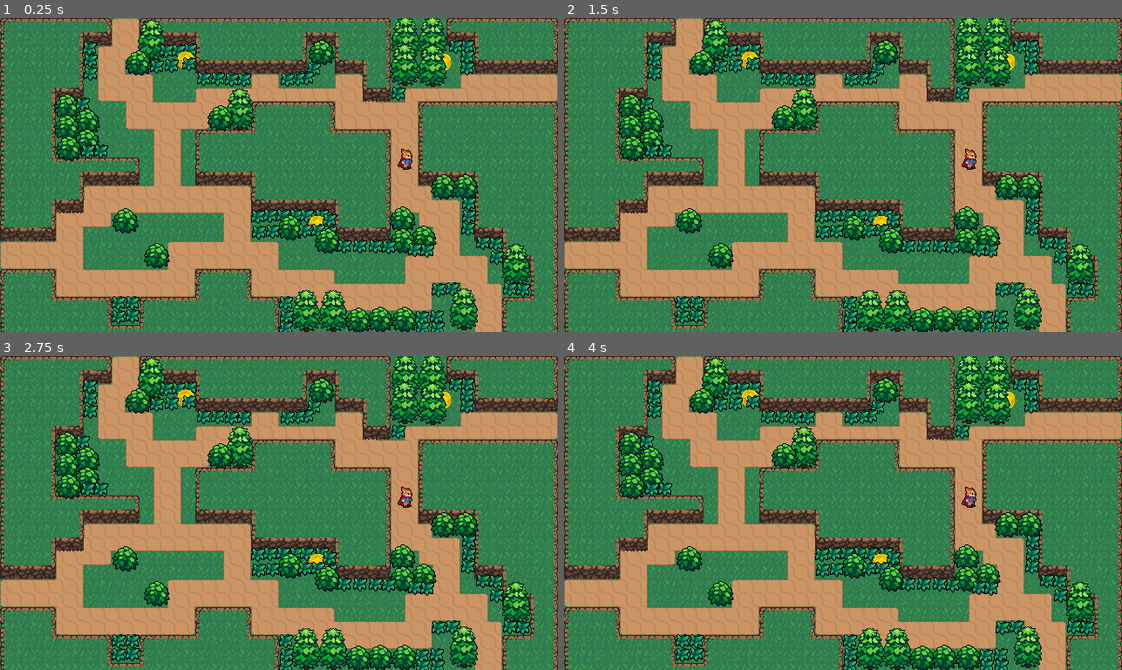
Above: before the commit, frames 1-4 (two rows, left to right).
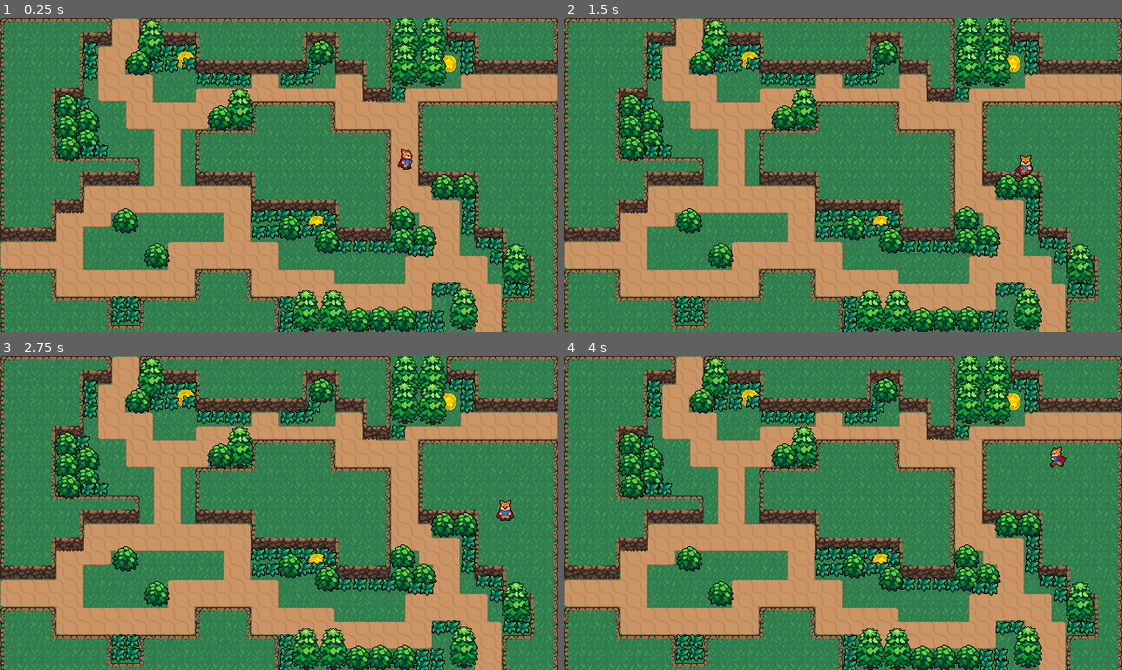
Above: after the commit, the same moments.

Repository: Creative-Girls/OutSide-the-Box
Game: Godot game, scene res://COINworld.tscn
Same seed, same stepped clock (60 frames per second), same inputs: the game is played once before the commit and once after it.
Inputs:
- Up to frame 1 (0.25 s): no input
- Up to frame 2 (1.5 s): tap Enter at 0.5 s; hold Right (ui_right) 0.53-1.28 s; hold Down (ui_down) from 1.28 s (still down)
- Up to frame 3 (2.75 s): tap Space at 2 s; release Down (ui_down) at 2.03 s; hold Right (ui_right) from 2.03 s (still down)
- Up to frame 4 (4 s): release Right (ui_right) at 2.78 s; hold Up (ui_up) 2.78-3.53 s; hold Left (ui_left) from 3.53 s (still down)

The runs differ from the first frame. In frame 1, less than 0.1% of the frame differs, in the area x 79-82%, y 11-18%; in frame 2, 0.4%; in frame 3, 0.4%, in the area x 71-93%, y 11-53%; in frame 4, 0.3%.
Error before the commit: Parse Error: Can't preload resource at path: res://Player/PlayerHurtSound.tscn (res://Player/Player.gd:3)

Commit message:
modify error

Diff:
--- a/Main/CoinWorld/Coins/Coins.gd
+++ b/Main/CoinWorld/Coins/Coins.gd
@@ -14,7 +14,7 @@
 var velocity = Vector2.ZERO
 var knockback = Vector2.ZERO
 
-var state = CHASE
+
 
 onready var sprite = $AnimatedSprite
 onready var stats = $Stats
@@ -25,25 +25,18 @@
 onready var animationPlayer = $AnimationPlayer
 
 func _ready():
-	state = pick_random_state([IDLE, WANDER])
+	pass
 
 func _physics_process(delta):
 	knockback = knockback.move_toward(Vector2.ZERO, FRICTION * delta)
 	knockback = move_and_slide(knockback)
 
 
-	if softCollision.is_colliding():
-		velocity += softCollision.get_push_vector() * delta * 400
+
 	velocity = move_and_slide(velocity)
 
 
-func seek_player():
-	if playerDetectionZone.can_see_player():
-		state = CHASE
 
-func update_wander():
-	state = pick_random_state([IDLE, WANDER])
-	wanderController.start_wander_timer(rand_range(1, 3))
 
 func pick_random_state(state_list):
 	state_list.shuffle()
@@ -57,9 +50,7 @@
 
 func _on_Stats_no_health():
 	queue_free()
-	var enemyDeathEffect = EnemyDeathEffect.instance()
-	get_parent().add_child(enemyDeathEffect)
-	enemyDeathEffect.global_position = global_position
+
 
 func _on_Hurtbox_invincibility_started():
 	animationPlayer.play("Start")
--- a/Main/CoinWorld/Coins/Coins.tscn
+++ b/Main/CoinWorld/Coins/Coins.tscn
@@ -1,8 +1,10 @@
-[gd_scene load_steps=5 format=2]
+[gd_scene load_steps=6 format=2]
 
 [ext_resource path="res://Coins/star coin rotate/star coin rotate 1.png" type="Texture" id=1]
 [ext_resource path="res://Overlap/Hurtbox.tscn" type="PackedScene" id=2]
 [ext_resource path="res://Coins/Coins.gd" type="Script" id=3]
+
+[sub_resource type="CircleShape2D" id=2]
 
 [sub_resource type="CircleShape2D" id=1]
 
@@ -14,12 +16,15 @@
 position = Vector2( -0.187288, 0.187288 )
 texture = ExtResource( 1 )
 
+[node name="CollisionShape2D" type="CollisionShape2D" parent="."]
+shape = SubResource( 2 )
+
 [node name="Hurtbox" parent="." instance=ExtResource( 2 )]
 collision_layer = 8
 script = null
 
 [node name="CollisionShape2D" parent="Hurtbox" index="0"]
-position = Vector2( 0.280931, 0.749153 )
+position = Vector2( 0.0936432, 0.0936432 )
 shape = SubResource( 1 )
 
 [connection signal="area_entered" from="Hurtbox" to="." method="_on_Hurtbox_area_entered"]
--- a/Main/CoinWorld/Overlap/Hurtbox.gd
+++ b/Main/CoinWorld/Overlap/Hurtbox.gd
@@ -0,0 +1,37 @@
+extends Area2D
+
+
+
+var invincible = false setget set_invincible
+
+onready var timer = $Timer
+onready var collisionShape = $CollisionShape2D
+
+signal invincibility_started
+signal invincibility_ended
+
+func set_invincible(value):
+	invincible = value
+	if invincible == true:
+		emit_signal("invincibility_started")
+	else:
+		emit_signal("invincibility_ended")
+
+func start_invincibility(duration):
+	self.invincible = true
+	timer.start(duration)
+
+func create_hit_effect():
+
+	var main = get_tree().current_scene
+
+
+
+func _on_Timer_timeout():
+	self.invincible = false
+
+func _on_Hurtbox_invincibility_started():
+	collisionShape.set_deferred("disabled", true)
+
+func _on_Hurtbox_invincibility_ended():
+	collisionShape.disabled = false
--- a/Main/CoinWorld/Overlap/Hurtbox.tscn
+++ b/Main/CoinWorld/Overlap/Hurtbox.tscn
@@ -1,15 +1,14 @@
 [gd_scene load_steps=2 format=2]
 
-[ext_resource path="res://Overlap/Hurtbox.gd" type="Script" id=1]
+[sub_resource type="GDScript" id=1]
 
 [node name="Hurtbox" type="Area2D"]
 collision_layer = 0
 collision_mask = 0
-script = ExtResource( 1 )
+script = SubResource( 1 )
 
 [node name="CollisionShape2D" type="CollisionShape2D" parent="."]
 
 [node name="Timer" type="Timer" parent="."]
-[connection signal="invincibility_ended" from="." to="." method="_on_Hurtbox_invincibility_ended"]
-[connection signal="invincibility_started" from="." to="." method="_on_Hurtbox_invincibility_started"]
+
 [connection signal="timeout" from="Timer" to="." method="_on_Timer_timeout"]
--- a/Main/CoinWorld/Player/Player.gd
+++ b/Main/CoinWorld/Player/Player.gd
@@ -1,6 +1,6 @@
 extends KinematicBody2D
 
-const PlayerHurtSound = preload("res://Player/PlayerHurtSound.tscn")
+
 
 export var ACCELERATION = 500
 export var MAX_SPEED = 80
@@ -13,7 +13,7 @@
 
 var state = MOVE
 var velocity = Vector2.ZERO
-var roll_vector = Vector2.DOWN
+
 var stats = PlayerStats
 
 onready var animationPlayer = $AnimationPlayer
@@ -27,7 +27,7 @@
 	randomize()
 	stats.connect("no_health", self, "queue_free")
 	animationTree.active = true
-	swordHitbox.knockback_vector = roll_vector
+
 
 func _physics_process(delta):
 	match state:
@@ -41,8 +41,8 @@
 	input_vector = input_vector.normalized()
 
 	if input_vector != Vector2.ZERO:
-		roll_vector = input_vector
-		swordHitbox.knockback_vector = input_vector
+
+
 		animationTree.set("parameters/Idle/blend_position", input_vector)
 		animationTree.set("parameters/Run/blend_position", input_vector)
 		animationState.travel("Run")
@@ -60,8 +60,8 @@
 	stats.health -= area.damage
 	hurtbox.start_invincibility(0.6)
 	hurtbox.create_hit_effect()
-	var playerHurtSound = PlayerHurtSound.instance()
-	get_tree().current_scene.add_child(playerHurtSound)
+
+
 
 func _on_Hurtbox_invincibility_started():
 	blinkAnimationPlayer.play("Start")
--- a/Main/CoinWorld/Player/Player.tscn
+++ b/Main/CoinWorld/Player/Player.tscn
@@ -1,8 +1,9 @@
-[gd_scene load_steps=28 format=2]
+[gd_scene load_steps=29 format=2]
 
 [ext_resource path="res://Player/Player.png" type="Texture" id=1]
 [ext_resource path="res://Player/Player.gd" type="Script" id=2]
 [ext_resource path="res://Overlap/Hurtbox.tscn" type="PackedScene" id=3]
+[ext_resource path="res://Overlap/Hurtbox.gd" type="Script" id=4]
 
 [sub_resource type="CapsuleShape2D" id=1]
 radius = 4.06746
@@ -235,6 +236,7 @@
 
 [node name="Hurtbox" parent="." instance=ExtResource( 3 )]
 collision_layer = 4
+script = ExtResource( 4 )
 
 [node name="CollisionShape2D" parent="Hurtbox" index="0"]
 position = Vector2( 0, -4.069 )
Binary file removed: Main/CoinWorld/Player/char_walk_left.gif
